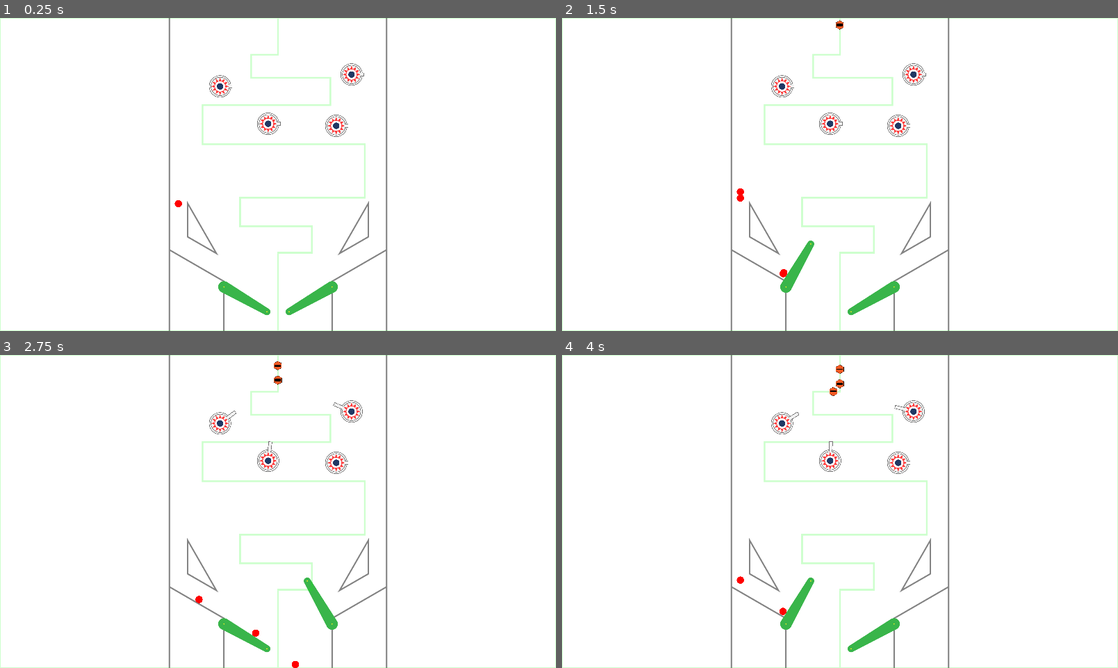
Above: before the commit, frames 1-4 (two rows, left to right).
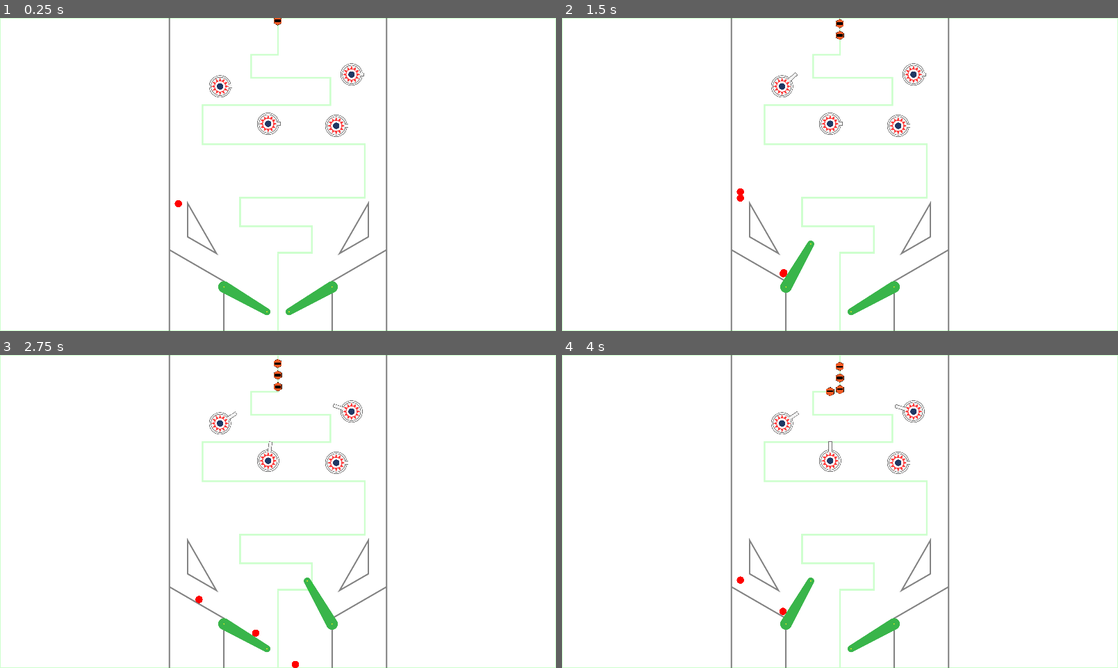
Above: after the commit, the same moments.

Repository: cxhuy/ptd
Game: Godot game, scene res://scenes/game.tscn
Same seed, same stepped clock (60 frames per second), same inputs: the game is played once before the commit and once after it.
Inputs:
- Up to frame 1 (0.25 s): no input
- Up to frame 2 (1.5 s): tap Enter at 0.5 s; hold / (rightFlip) 0.53-1.28 s; hold Space (addBall) 0.53-1.28 s; hold Z (leftFlip) from 1.28 s (still down); tap Space (addBall) at 1.35 s
- Up to frame 3 (2.75 s): release Z (leftFlip) at 2.03 s; hold / (rightFlip) from 2.03 s (still down); hold Space (addBall) from 2.03 s (still down)
- Up to frame 4 (4 s): release Space (addBall) at 2.78 s; tap Space (addBall) at 2.85 s; release / (rightFlip) at 3.53 s; hold Z (leftFlip) from 3.53 s (still down); hold Space (addBall) from 3.53 s (still down)

The runs differ from the first frame. In frame 1, less than 0.1% of the frame differs, in the area x 49-51%, y 0-3%; in frame 2, less than 0.1%; in frame 3, 0.1%; in frame 4, 0.2%, in the area x 38-66%, y 2-37%.

Commit message:
feat: add initial wave spawn functions

Diff:
--- a/scripts/enemy/enemy.gd
+++ b/scripts/enemy/enemy.gd
@@ -2,7 +2,7 @@
 
 var enemyId: int = 0
 var enemy: Dictionary = {
-	0: {"speed": 50, "health": 10},
+	0: {"speed": 40, "health": 10},
 }
 var speed: int
 var health: int
--- a/scripts/enemy/enemySpawn.gd
+++ b/scripts/enemy/enemySpawn.gd
@@ -1,11 +1,37 @@
 extends Path2D
 
-var enemy = preload("res://scenes/enemy/enemy.tscn")
+var enemy := preload("res://scenes/enemy/enemy.tscn")
 
 
-func _on_spawn_timer_timeout():
-	var enemyPath: PathFollow2D = PathFollow2D.new()
-	enemyPath.set_loop(false)
-	var enemyInstance := enemy.instantiate()
-	enemyPath.add_child(enemyInstance)
-	self.add_child(enemyPath)
+#func _on_spawn_timer_timeout():
+#	var enemyPath: PathFollow2D = PathFollow2D.new()
+#	enemyPath.set_loop(false)
+#	var enemyInstance := enemy.instantiate()
+#	enemyPath.add_child(enemyInstance)
+#	self.add_child(enemyPath)
+
+
+func _ready():
+	startWave(1)
+
+
+func startWave(wave):
+	match wave:
+		1:
+			var wavePattern: Array[Array] = [[0, 10, 1]]
+			spawnEnemies(wavePattern)
+
+
+func spawnEnemies(wavePattern):
+	for pattern in wavePattern:
+		var enemyId: int = pattern[0]
+		var enemyCount: int = pattern[1]
+		var spawnDelay: float = pattern[2]
+		for i in range(enemyCount):
+			var enemyPath: PathFollow2D = PathFollow2D.new()
+			enemyPath.set_loop(false)
+			var enemyInstance := enemy.instantiate()
+			enemyInstance.enemyId = enemyId
+			enemyPath.add_child(enemyInstance)
+			self.add_child(enemyPath)
+			await get_tree().create_timer(spawnDelay).timeout
